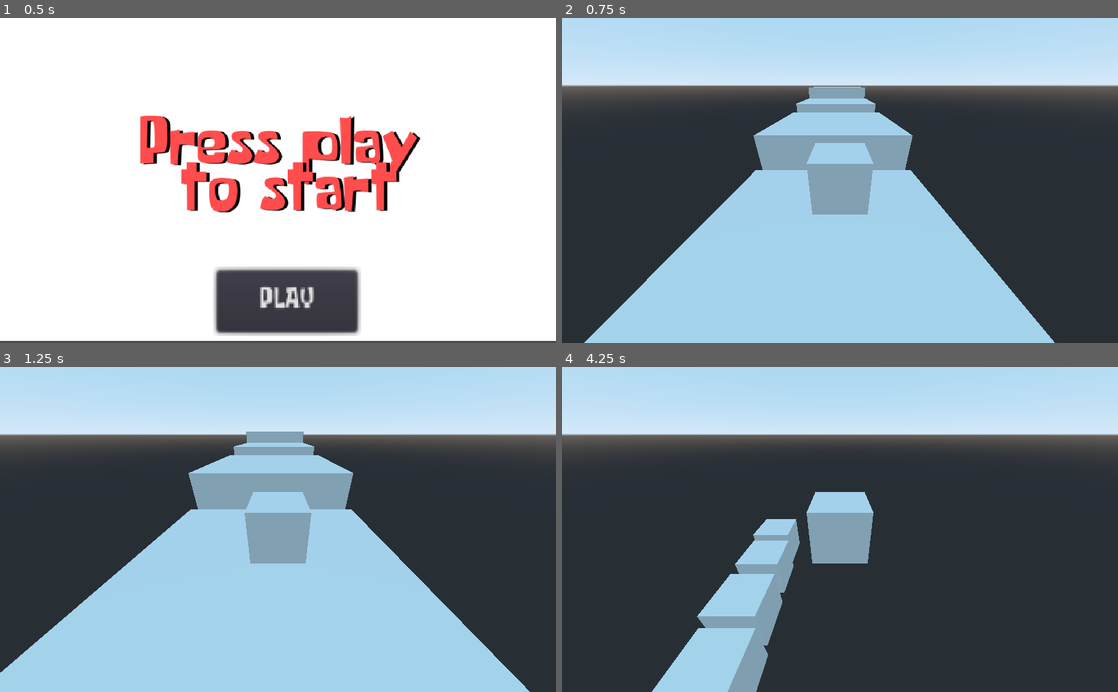
Above: before the commit, frames 1-4 (two rows, left to right).
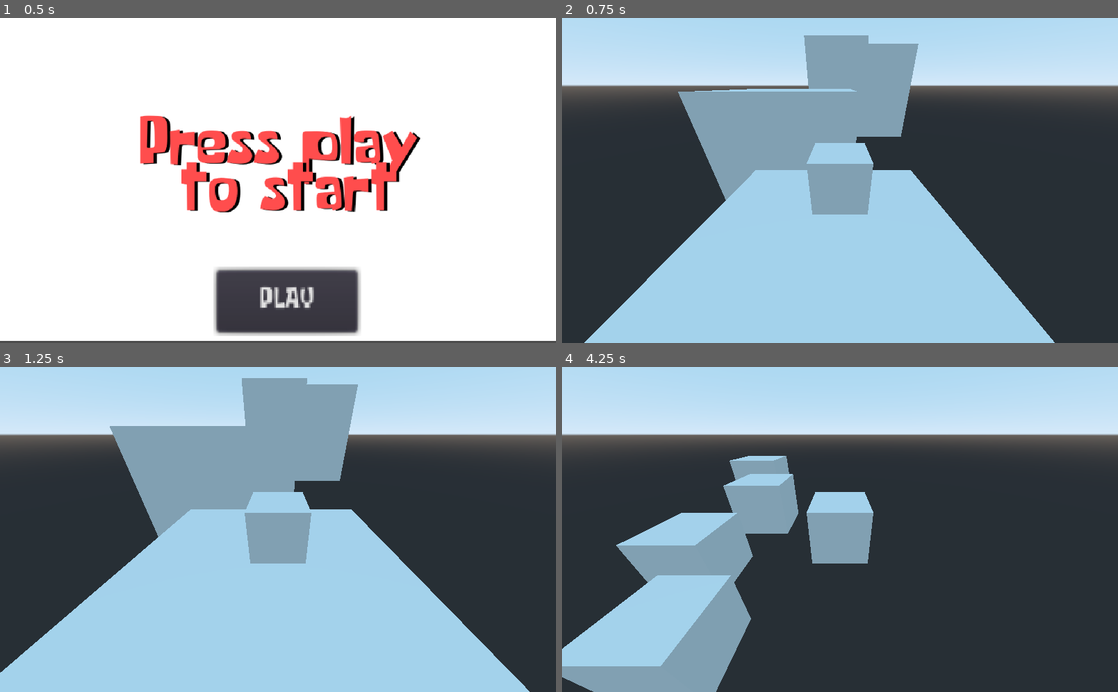
Above: after the commit, the same moments.

Repository: dwlcj/Project2
Game: Godot game, scene res://StartScreen.tscn
Two runs of this game, one before a commit and one after it. Both use one fixed random seed, a clock stepped at 60 frames per second and the inputs below.
Inputs:
- Up to frame 1 (0.5 s): no input
- Up to frame 2 (0.75 s): click "PLAY" at 0.5 s
- Up to frame 3 (1.25 s): no input
- Up to frame 4 (4.25 s): hold Right (ui_right) 1.28-2.03 s; hold Space (ui_space) 1.28-2.03 s; hold Down (ui_down) 2.03-2.78 s; tap Space (ui_space) at 2.1, 3.6 s; hold Right (ui_right) 2.78-3.53 s; hold Space (ui_space) 2.78-3.53 s; hold Up (ui_up) from 3.53 s (still down)

Frame 1 is identical in both runs. In frame 2, 10% of the frame differs, in the area x 20-65%, y 5-56%; in frame 3, 10%; in frame 4, 19%, in the area x 0-43%, y 27-100%.

Commit message:
moved the squares

Diff:
--- a/Main.tscn
+++ b/Main.tscn
@@ -9,13 +9,13 @@
 [node name="StaticBody" parent="." instance=ExtResource( 1 )]
 
 [node name="StaticBody2" parent="." instance=ExtResource( 1 )]
-transform = Transform( 1, 0, 0, 0, 1, 0, 0, 0, 1, 0.000544785, 2, 10.8599 )
+transform = Transform( 1, 0, 0, 0, 1, 0, 0, 0, 1, 3.52529, 4.41298, 10.8599 )
 
 [node name="StaticBody3" parent="." instance=ExtResource( 1 )]
-transform = Transform( 1, 0, 0, 0, 1, 0, 0, 0, 1, 0.0802433, 2.72847, 23.1994 )
+transform = Transform( 1, 0, 0, 0, 1, 0, 0, 0, 1, -3.89117, 8.58611, 23.1994 )
 
 [node name="StaticBody4" parent="." instance=ExtResource( 1 )]
-transform = Transform( 1, 0, 0, 0, 1, 0, 0, 0, 1, 0.117231, 4.42494, 33.6185 )
+transform = Transform( 1, 0, 0, 0, 1, 0, 0, 0, 1, 0.117231, 11.4427, 33.6185 )
 
 [node name="Spatial" parent="." instance=ExtResource( 2 )]
 transform = Transform( 1, 0, 0, 0, 1, 0, 0, 0, 1, -0.433937, 6.82053, 1.07841 )
--- a/NewPlayer.tscn
+++ b/NewPlayer.tscn
@@ -10,7 +10,7 @@
 [node name="Spatial" type="Spatial"]
 
 [node name="Camera" type="Camera" parent="."]
-transform = Transform( -1, 5.22898e-008, -7.00608e-008, 9.77264e-009, 0.863241, 0.504792, 8.68748e-008, 0.504792, -0.863241, 0, 3.02313, -5.45283 )
+transform = Transform( -1, 5.22898e-08, -7.00608e-08, 9.77264e-09, 0.863241, 0.504792, 8.68748e-08, 0.504792, -0.863241, 0, 3.02313, -5.45283 )
 fov = 90.0
 script = ExtResource( 1 )
 
--- a/RigidBody.gd
+++ b/RigidBody.gd
@@ -10,7 +10,7 @@
 	elif event.is_action_pressed("ui_left"):
 		apply_central_impulse(Vector3(5, 0, 0))
 	elif event.is_action_pressed("ui_space"):
-		apply_central_impulse(Vector3(0, 10, 0))
+		apply_central_impulse(Vector3(0, 8, 0))
 
 func _process(delta):
 	if(translation.y < -12):
